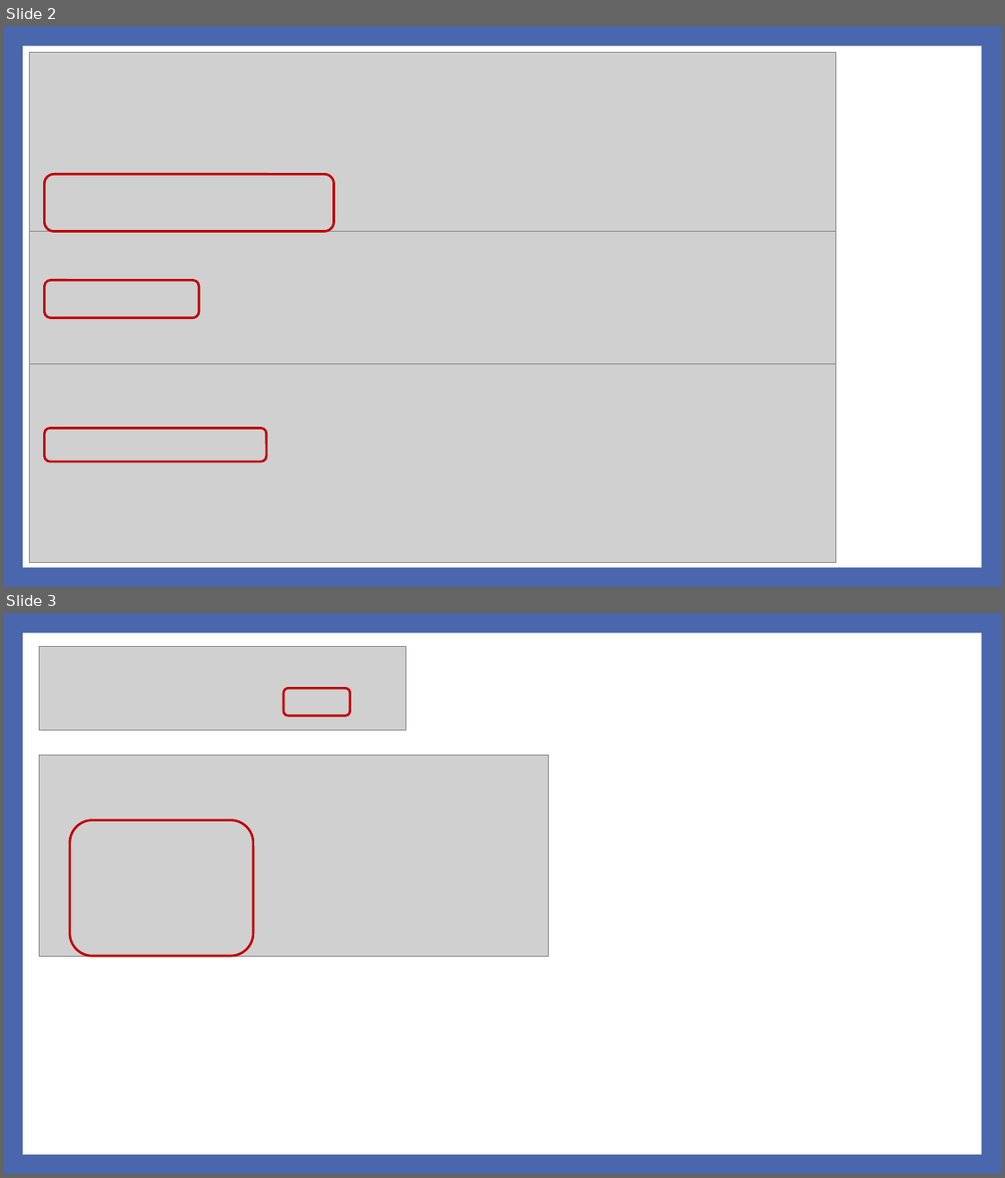
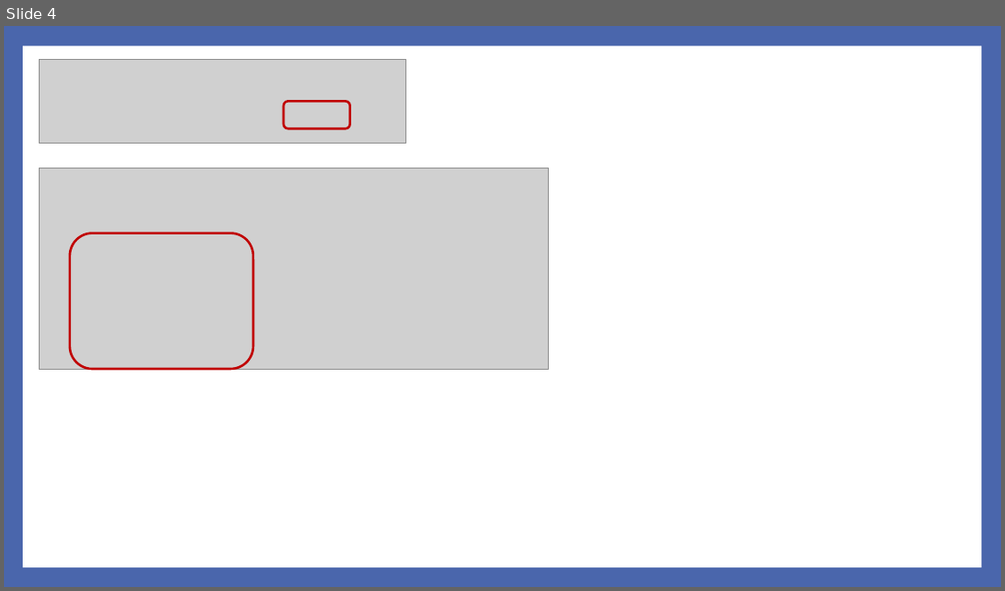
Before and after one commit to noheul1030/KOPO-HTML, a slide deck: 과제PPT/기업업무 1강.pptx. Shown one above the other, each under a label of ours: slides 2 and 3 before the commit, slide 4 after it. The pictures are 1005x1178 and 1005x591 pixels, drawn with LibreOffice and Linux fonts; fonts in the diff are those of the drawing; grey boxes stand for pictures. Boxes give left, top, right and bottom in pixels: in the first picture for what was removed or moved away, otherwise in the second. Text is boxed around its words. In the diff, an @@ line names an element or a change of style, - is before the commit and + after.

```diff
--- a/과제PPT/기업업무 1강.pptx
+++ b/과제PPT/기업업무 1강.pptx
@@ slide 2 removed at (4, 26, 1001, 587), background #4A66AC; not listed: 1 template element that a slide beside it also shows @@
@@ picture removed at (30, 52, 836, 232) @@
@@ rounded rectangle removed at (44, 174, 334, 231) @@
@@ picture removed at (30, 232, 836, 364) @@
@@ rounded rectangle removed at (44, 281, 199, 319) @@
@@ picture removed at (30, 364, 836, 562) @@
@@ rounded rectangle removed at (44, 427, 267, 461) @@
@@ what was slide 3 is now slide 4 @@
```
Also in this commit, not shown: 22 slides added, 3 other slides removed.
